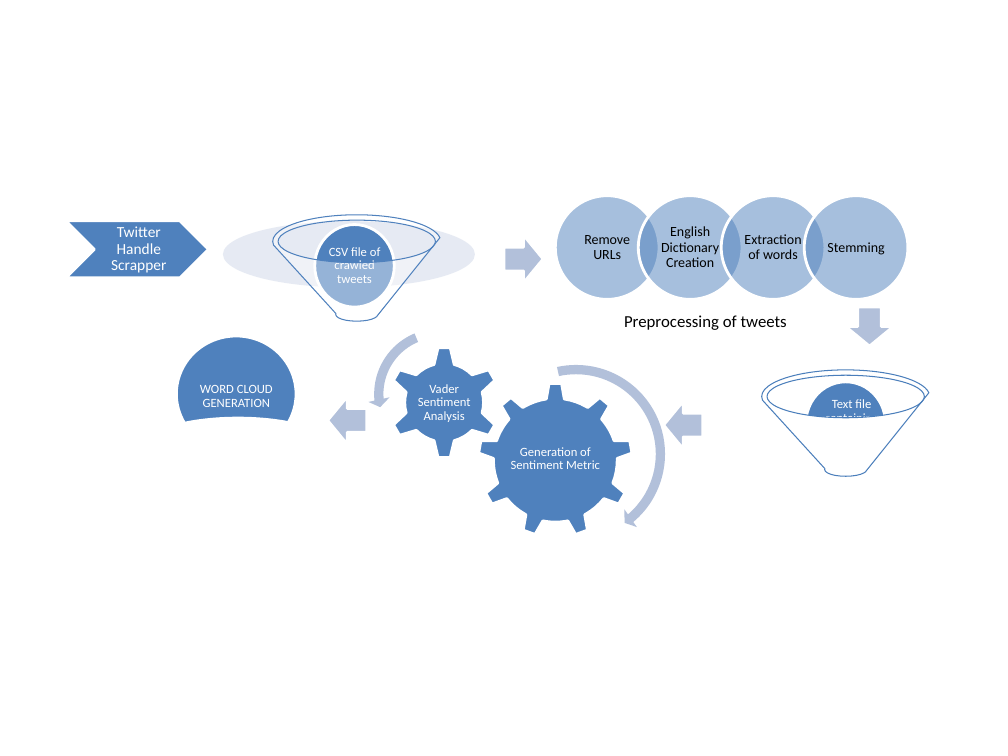
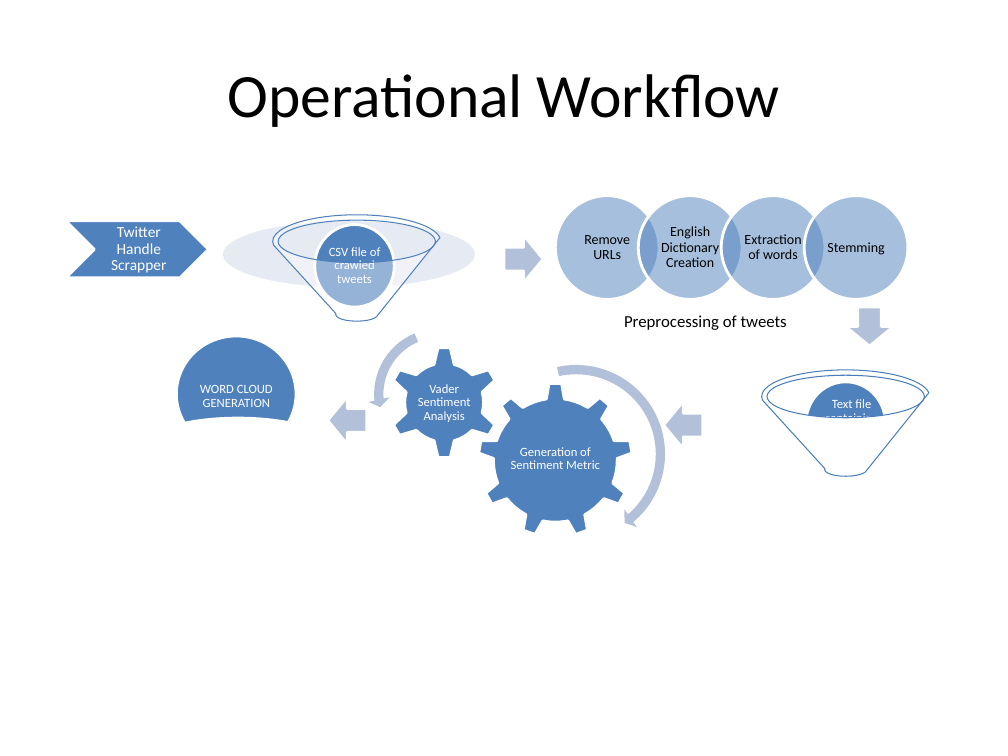
Before and after one commit to goyalneha269/sentiment, a slide deck: slide 7 of sentiment Analysis.pptx (slide 3 before the commit). Drawn at 1008x756 pixels with LibreOffice and Linux fonts; fonts in the diff are those of the drawing. Boxes give left, top, right and bottom in pixels: in the first picture for what was removed or moved away, otherwise in the second. Text is boxed around its words. In the diff, an @@ line names an element or a change of style, - is before the commit and + after.

```diff
--- a/sentiment Analysis.pptx
+++ b/sentiment Analysis.pptx
@@ title added at (x1=227, y1=74, x2=780, y2=127), 44 pt, text #000000 @@
+Operational Workflow
```
Also in this commit, not shown: 1 other slide changed, 8 slides added, 1 slide removed.
